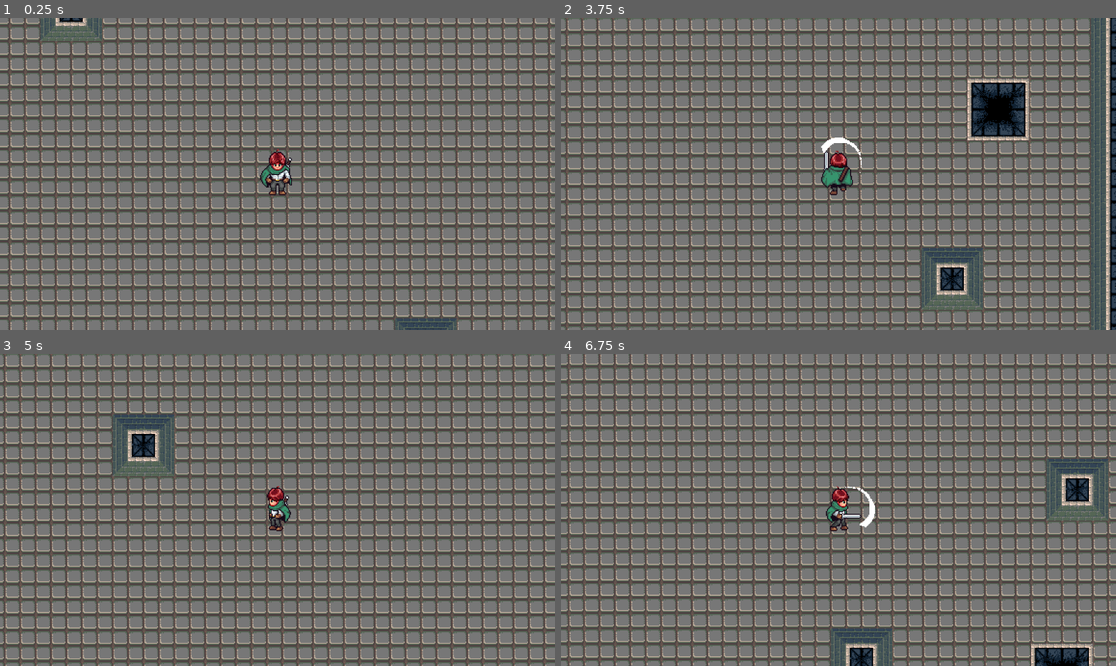
Above: before the commit, frames 1-4 (two rows, left to right).
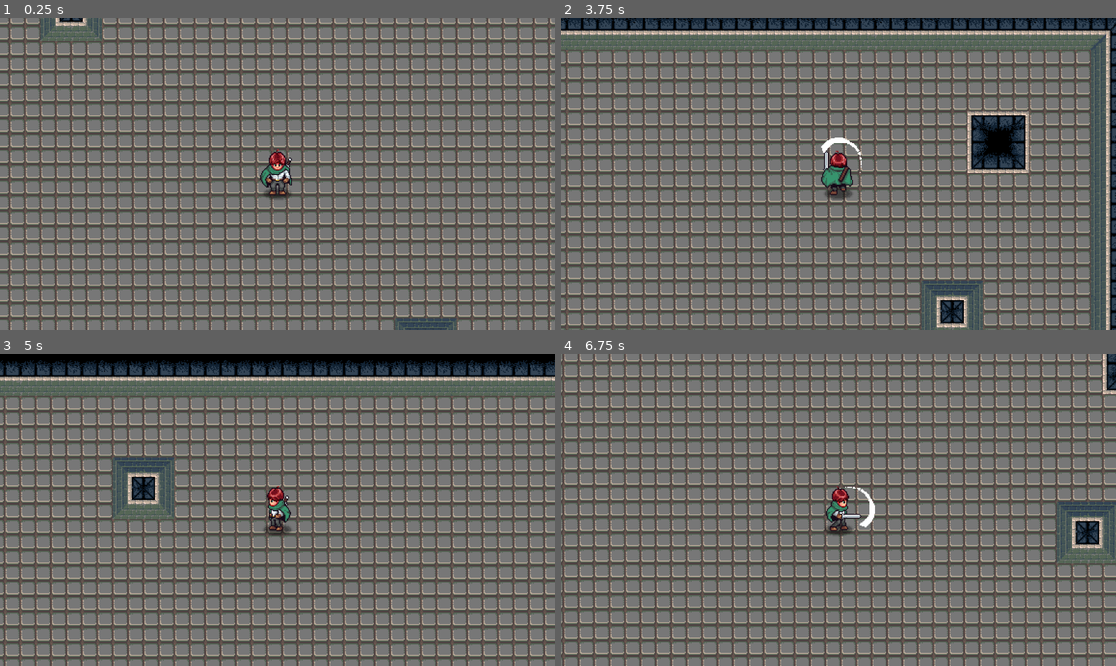
Above: after the commit, the same moments.

Repository: UltimaAngel/Video-Game-Project-1
Game: Godot game, scene res://game/scenes/game.tscn
Same seed, same stepped clock (60 frames per second), same inputs: the game is played once before the commit and once after it.
Inputs (mouse positions are in pixels of both pictures, inside the frame that each line leads up to):
- Up to frame 1 (0.25 s): no input
- Up to frame 2 (3.75 s): tap Enter at 0.5 s; move the mouse to (960, 158) at 0.52 s; press the mouse at (960, 158) at 0.53 s; hold D (right) 0.53-1.28 s; move the mouse to (727, 189) at 1.27 s; release the mouse at (727, 189) at 1.28 s; hold S (down) 1.28-2.03 s; tap I at 1.35, 2.85 s; move the mouse to (894, 105) at 2.02 s; press the mouse at (894, 105) at 2.03 s; hold D (right) 2.03-2.78 s; move the mouse to (810, 236) at 2.77 s; release the mouse at (810, 236) at 2.78 s; hold W (up) 2.78-3.53 s; move the mouse to (1005, 220) at 3.52 s; press the mouse at (1005, 220) at 3.53 s; hold A (left) from 3.53 s (still down)
- Up to frame 3 (5 s): keep holding A (left); move the mouse to (111, 463) at 4.27 s; release the mouse at (111, 463) at 4.28 s; tap I at 4.35 s
- Up to frame 4 (6.75 s): move the mouse to (866, 510) at 5.02 s; release A (left) at 5.03 s; press the mouse at (866, 510) at 5.03 s; hold S (down) 5.03-5.78 s; move the mouse to (755, 432) at 5.77 s; release the mouse at (755, 432) at 5.78 s; hold D (right) 5.78-6.53 s; tap I at 5.85 s; move the mouse to (960, 494) at 6.52 s; press the mouse at (960, 494) at 6.53 s; hold W (up) from 6.53 s (still down)

The runs differ from the first frame. In frame 1, less than 0.1% of the frame differs, in the area x 47-53%, y 54-59%; in frame 2, 44%; in frame 3, 52%; in frame 4, 64%, in the area x 0-100%, y 0-100%.

Commit message:
Attack aduio, decel, and shadow

Diff:
--- a/characters/player/scenes/player.tscn
+++ b/characters/player/scenes/player.tscn
@@ -1,7 +1,8 @@
-[gd_scene load_steps=29 format=3 uid="uid://bo0pwsa6hw5ue"]
+[gd_scene load_steps=31 format=3 uid="uid://bo0pwsa6hw5ue"]
 
 [ext_resource type="Script" uid="uid://b6fbiyjuwntgn" path="res://characters/player/scripts/player.gd" id="1_cvnsp"]
 [ext_resource type="Texture2D" uid="uid://ceibfuodxat68" path="res://characters/player/assets/player_sprite02.png" id="2_cvnsp"]
+[ext_resource type="Texture2D" uid="uid://dk8532p66y8bf" path="res://characters/player/assets/shadow.png" id="3_3mujp"]
 [ext_resource type="PackedScene" uid="uid://bdu6v3fhcn53g" path="res://components/health_component/health_component.tscn" id="3_41mm0"]
 [ext_resource type="Texture2D" uid="uid://ch0gwwm7u37ih" path="res://characters/player/assets/attack_sprite01.png" id="3_gy3q1"]
 [ext_resource type="PackedScene" uid="uid://cxnwhytyj6sg6" path="res://components/hitbox_component/hitbox_component.tscn" id="4_2pynv"]
@@ -9,10 +10,10 @@
 [ext_resource type="Script" uid="uid://0hr7ht1p5pyl" path="res://characters/player/scripts/state_idle.gd" id="6_2suro"]
 [ext_resource type="Script" uid="uid://dlyqpe5jh0hs6" path="res://characters/player/scripts/state_walk.gd" id="7_gy3q1"]
 [ext_resource type="Script" uid="uid://764wnjlt1epk" path="res://characters/player/scripts/state_attack.gd" id="8_2suro"]
-
-[sub_resource type="Animation" id="Animation_usdan"]
-resource_name = "attack_down"
-length = 0.3
+[ext_resource type="AudioStream" uid="uid://bihc3ics5ekta" path="res://characters/player/assets/sword_swoosh.wav" id="10_xvinq"]
+
+[sub_resource type="Animation" id="Animation_eigjl"]
+length = 0.001
 tracks/0/type = "value"
 tracks/0/imported = false
 tracks/0/enabled = true
@@ -20,10 +21,10 @@
 tracks/0/interp = 1
 tracks/0/loop_wrap = true
 tracks/0/keys = {
-"times": PackedFloat32Array(0, 0.3),
-"transitions": PackedFloat32Array(1, 1),
-"update": 0,
-"values": [0, 3]
+"times": PackedFloat32Array(0),
+"transitions": PackedFloat32Array(1),
+"update": 1,
+"values": [0]
 }
 tracks/1/type = "value"
 tracks/1/imported = false
@@ -56,14 +57,15 @@
 tracks/3/interp = 1
 tracks/3/loop_wrap = true
 tracks/3/keys = {
-"times": PackedFloat32Array(0, 0.3),
-"transitions": PackedFloat32Array(1, 1),
-"update": 1,
-"values": [true, false]
-}
-
-[sub_resource type="Animation" id="Animation_eigjl"]
-length = 0.001
+"times": PackedFloat32Array(0),
+"transitions": PackedFloat32Array(1),
+"update": 1,
+"values": [true]
+}
+
+[sub_resource type="Animation" id="Animation_usdan"]
+resource_name = "attack_down"
+length = 0.3
 tracks/0/type = "value"
 tracks/0/imported = false
 tracks/0/enabled = true
@@ -71,10 +73,10 @@
 tracks/0/interp = 1
 tracks/0/loop_wrap = true
 tracks/0/keys = {
-"times": PackedFloat32Array(0),
-"transitions": PackedFloat32Array(1),
-"update": 1,
-"values": [0]
+"times": PackedFloat32Array(0, 0.3),
+"transitions": PackedFloat32Array(1, 1),
+"update": 0,
+"values": [0, 3]
 }
 tracks/1/type = "value"
 tracks/1/imported = false
@@ -107,14 +109,14 @@
 tracks/3/interp = 1
 tracks/3/loop_wrap = true
 tracks/3/keys = {
-"times": PackedFloat32Array(0),
-"transitions": PackedFloat32Array(1),
-"update": 1,
-"values": [true]
-}
-
-[sub_resource type="Animation" id="Animation_2fx0v"]
-resource_name = "attack_up"
+"times": PackedFloat32Array(0, 0.3),
+"transitions": PackedFloat32Array(1, 1),
+"update": 1,
+"values": [true, false]
+}
+
+[sub_resource type="Animation" id="Animation_inse1"]
+resource_name = "attack_side"
 length = 0.3
 tracks/0/type = "value"
 tracks/0/imported = false
@@ -126,7 +128,7 @@
 "times": PackedFloat32Array(0, 0.3),
 "transitions": PackedFloat32Array(1, 1),
 "update": 0,
-"values": [4, 7]
+"values": [8, 11]
 }
 tracks/1/type = "value"
 tracks/1/imported = false
@@ -138,7 +140,7 @@
 "times": PackedFloat32Array(0),
 "transitions": PackedFloat32Array(1),
 "update": 0,
-"values": [Vector2(0, -10)]
+"values": [Vector2(10, 0)]
 }
 tracks/2/type = "value"
 tracks/2/imported = false
@@ -165,8 +167,8 @@
 "values": [true, false]
 }
 
-[sub_resource type="Animation" id="Animation_inse1"]
-resource_name = "attack_side"
+[sub_resource type="Animation" id="Animation_2fx0v"]
+resource_name = "attack_up"
 length = 0.3
 tracks/0/type = "value"
 tracks/0/imported = false
@@ -178,7 +180,7 @@
 "times": PackedFloat32Array(0, 0.3),
 "transitions": PackedFloat32Array(1, 1),
 "update": 0,
-"values": [8, 11]
+"values": [4, 7]
 }
 tracks/1/type = "value"
 tracks/1/imported = false
@@ -190,7 +192,7 @@
 "times": PackedFloat32Array(0),
 "transitions": PackedFloat32Array(1),
 "update": 0,
-"values": [Vector2(10, 0)]
+"values": [Vector2(0, -10)]
 }
 tracks/2/type = "value"
 tracks/2/imported = false
@@ -440,6 +442,12 @@
 hframes = 16
 vframes = 3
 
+[node name="ShadowSprite" type="Sprite2D" parent="Sprite2D"]
+modulate = Color(0, 0, 0, 0.49019608)
+show_behind_parent = true
+position = Vector2(0, 20)
+texture = ExtResource("3_3mujp")
+
 [node name="AttackEffectSprite" type="Sprite2D" parent="Sprite2D"]
 position = Vector2(0, 10)
 texture = ExtResource("3_gy3q1")
@@ -481,3 +489,9 @@
 
 [node name="Attack" type="Node" parent="StateMachine"]
 script = ExtResource("8_2suro")
+attack_sound = ExtResource("10_xvinq")
+
+[node name="Audio" type="Node2D" parent="."]
+
+[node name="AudioStreamPlayer2D" type="AudioStreamPlayer2D" parent="Audio"]
+max_polyphony = 4
--- a/characters/player/scripts/state_attack.gd
+++ b/characters/player/scripts/state_attack.gd
@@ -3,10 +3,14 @@
 
 var attacking: bool = false
 
+@export var attack_sound: AudioStream
+@export_range(1, 20, 0.5) var decel_speed: float = 5.0
+
 @onready var animation_player: AnimationPlayer = $"../../AnimationPlayer"
 @onready var attack_anim: AnimationPlayer = $"../../Sprite2D/AttackEffectSprite/AttackEffectAnimation"
 @onready var idle: State = $"../Idle"
 @onready var walk: State = $"../Walk"
+@onready var audio: AudioStreamPlayer2D = $"../../Audio/AudioStreamPlayer2D"
 
 
 # Player enters State
@@ -14,6 +18,9 @@
 	player.update_animation("attack")
 	attack_anim.play("attack_" + player.anim_direction())
 	animation_player.animation_finished.connect(EndAttack)
+	audio.stream = attack_sound
+	audio.pitch_scale = randf_range(0.9, 1.1)
+	audio.play()
 	attacking = true
 
 
@@ -25,7 +32,7 @@
 
 
 func Process(_delta: float) -> State:
-	player.velocity = Vector2.ZERO
+	player.velocity -= player.velocity * decel_speed * _delta
 
 	if attacking == false:
 		if player._input_direction == Vector2.ZERO:
